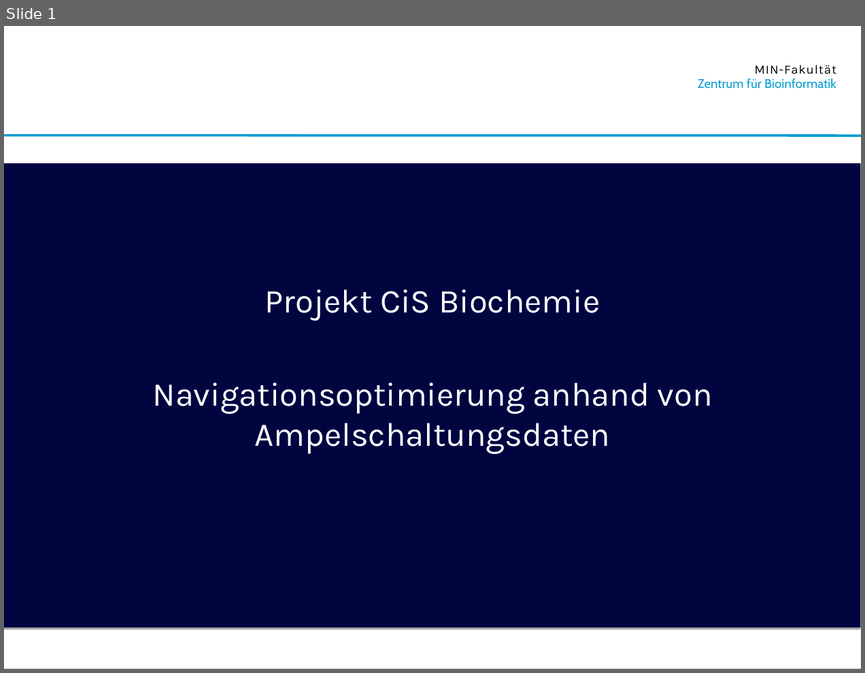
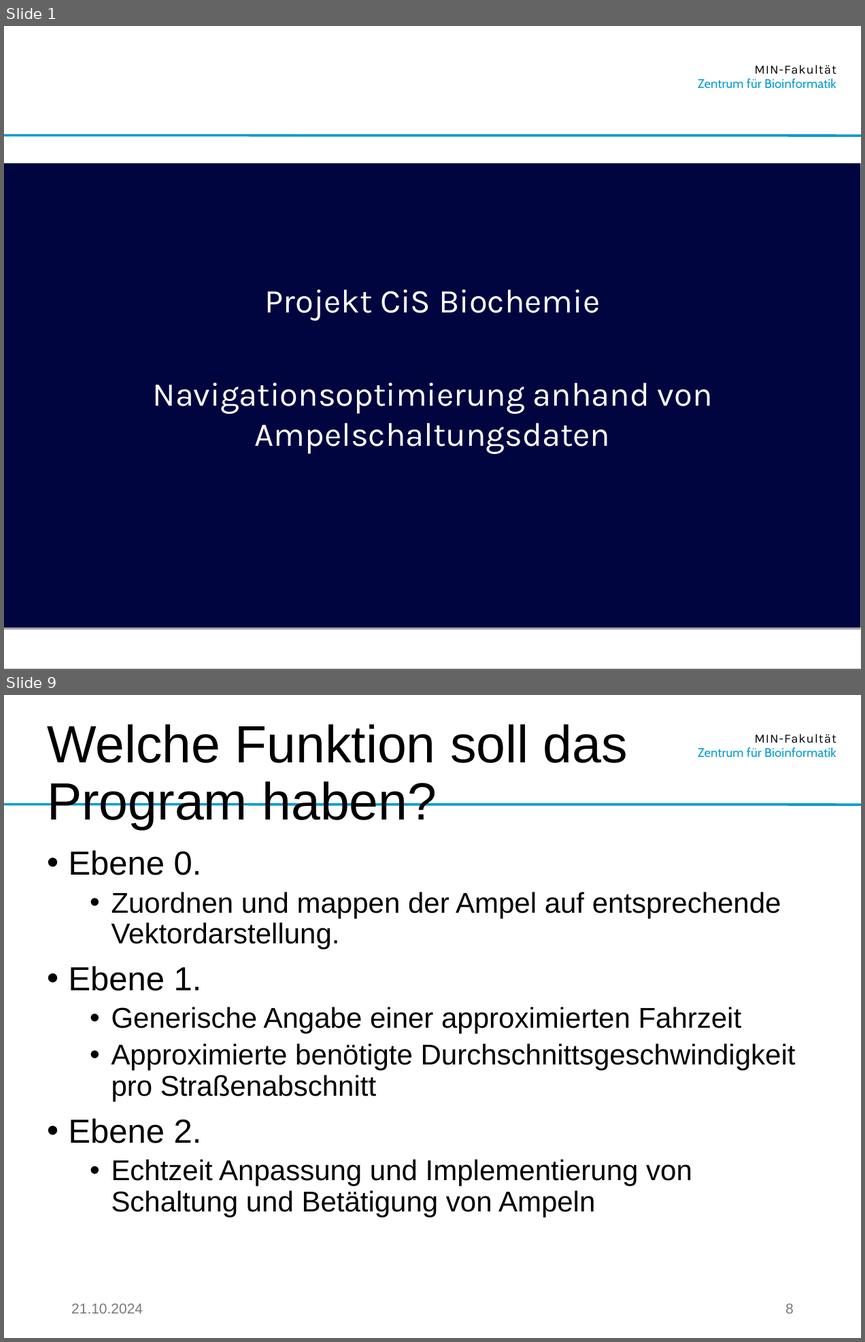
Before and after one commit to Mikkoko112/TLDHamburg, a slide deck: CiS-Projekt.pptx. Shown one above the other, each under a label of ours: slide 1 before the commit, slides 1 and 9 after it; the slides between them are not shown. The pictures are 865x673 and 865x1342 pixels, drawn with LibreOffice and Linux fonts; fonts in the diff are those of the drawing; background and template pictures are left out. Boxes give left, top, right and bottom in pixels: in the first picture for what was removed or moved away, otherwise in the second. Text is boxed around its words. In the diff, an @@ line names an element or a change of style, - is before the commit and + after.

```diff
--- a/CiS-Projekt.pptx
+++ b/CiS-Projekt.pptx
@@ slide 9 added at (4, 695, 861, 1338), background #FFFFFF; not listed: 3 template elements that a slide beside it also shows @@
@@ title added at (47, 724, 628, 829), 44 pt, text #000000 @@
+Welche Funktion soll das Program haben?
@@ subtitle added at (68, 850, 796, 1217), 24 pt, text #000000 @@
+• Ebene 0.
+  • Zuordnen und mappen der Ampel auf entsprechende Vektordarstellung.
+• Ebene 1.
+  • Generische Angabe einer approximierten Fahrzeit
+  • Approximierte benötigte Durchschnittsgeschwindigkeit pro Straßenabschnitt
+• Ebene 2.
+  • Echtzeit Anpassung und Implementierung von Schaltung und Betätigung von Ampeln
@@ text added at (71, 1303, 143, 1313), 12 pt, text #797979 @@
+21.10.2024
@@ page number added at (785, 1303, 793, 1313), 12 pt, text #797979 @@
+8
```
Also in this commit, not shown: 6 slides changed, 5 other slides added.
